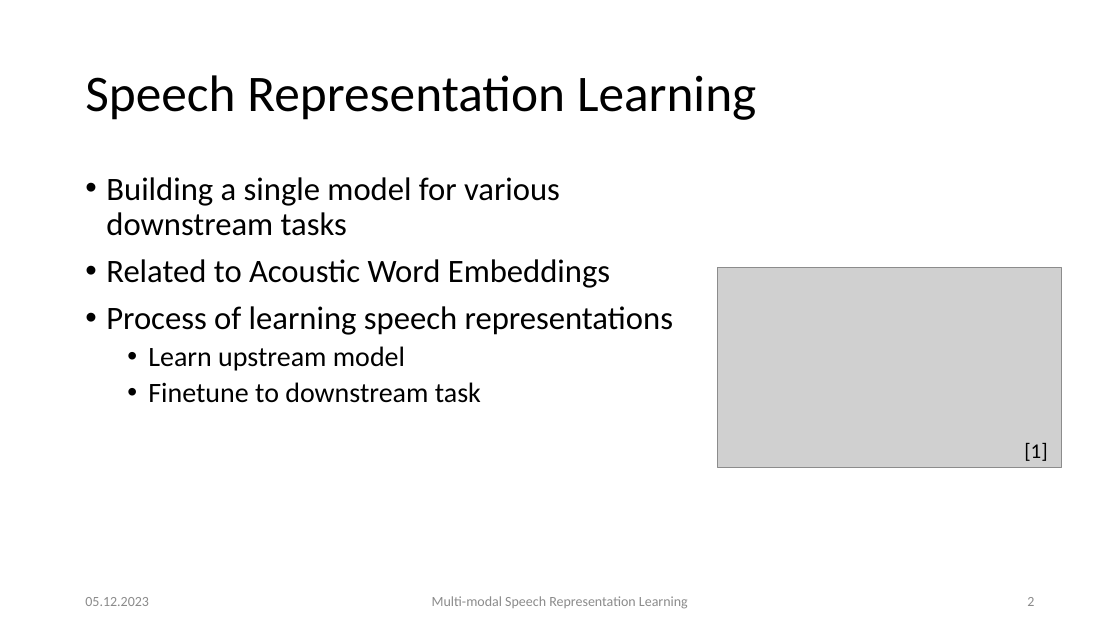
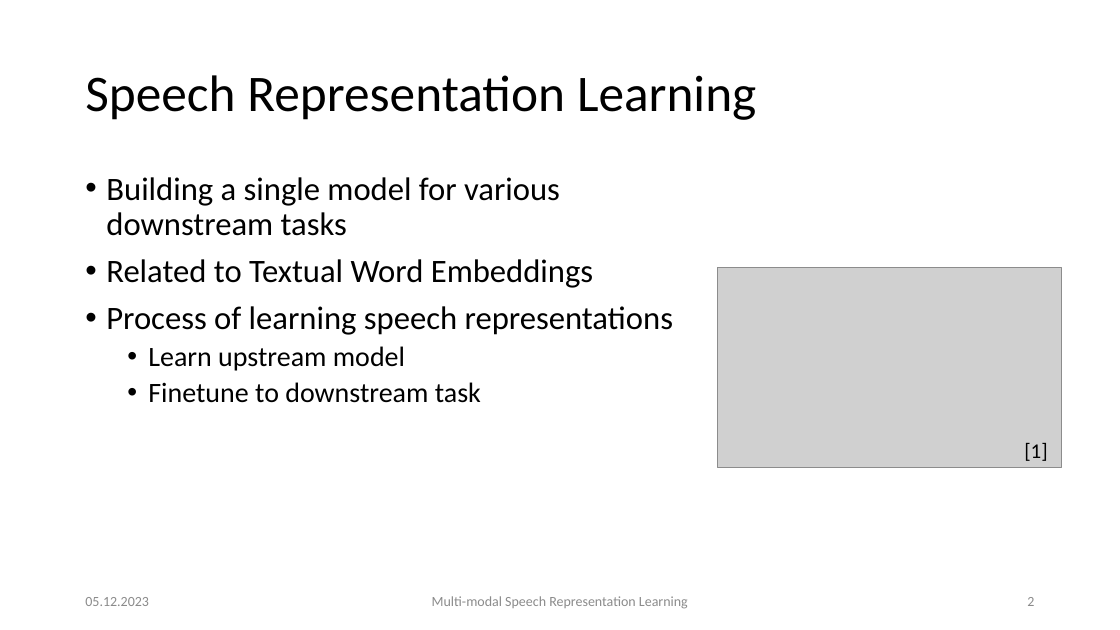
Before and after one commit to carlos-schmidt/nn-seminar, a slide deck: slide 2 of presentation.pptx. Drawn at 1120x630 pixels with LibreOffice and Linux fonts; fonts in the diff are those of the drawing; grey boxes stand for pictures. Boxes give left, top, right and bottom in pixels: in the first picture for what was removed or moved away, otherwise in the second. Text is boxed around its words. In the diff, an @@ line names an element or a change of style, - is before the commit and + after.

```diff
--- a/presentation.pptx
+++ b/presentation.pptx
@@ text at box(106, 259, 593, 288): text changed @@
-• Related to Acoustic Word Embeddings
+• Related to Textual Word Embeddings
```
Also in this commit, not shown: 13 other slides changed, 3 slides added.
